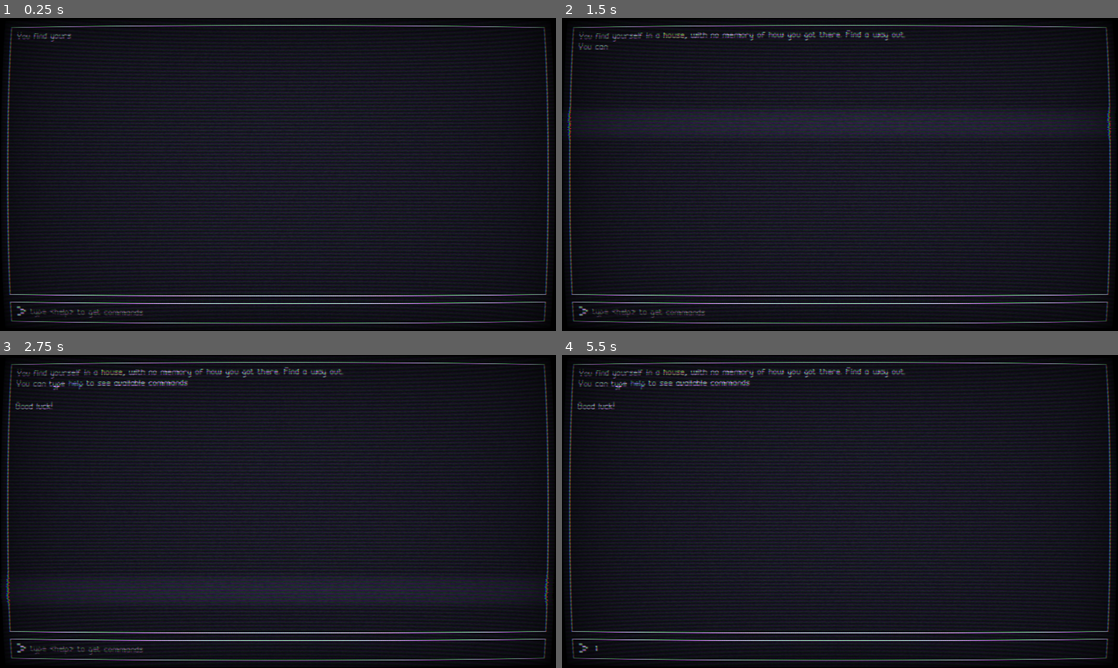
Above: before the commit, frames 1-4 (two rows, left to right).
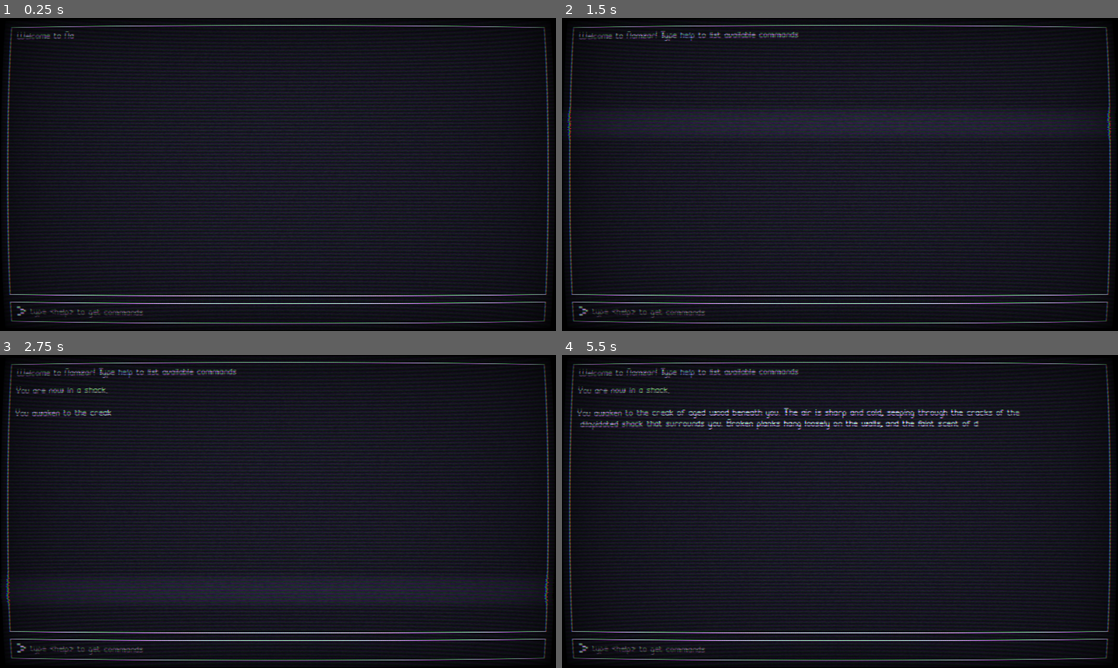
Above: after the commit, the same moments.

Repository: salty-max/namzar
Game: Godot game, scene res://scenes/game/game.tscn
The game is run twice, just before and just after one commit, with the same random seed, the same clock (stepped at 60 frames per second) and the same inputs. The project has no main scene, so this scene is started directly.
Inputs:
- Up to frame 1 (0.25 s): no input
- Up to frame 2 (1.5 s): no input
- Up to frame 3 (2.75 s): no input
- Up to frame 4 (5.5 s): tap Enter at 4.25 s; tap Space at 5 s

The runs differ from the first frame. In frame 1, 0.1% of the frame differs, in the area x 3-14%, y 4-8%; in frame 2, 0.8%; in frame 3, 1.6%; in frame 4, 3.5%, in the area x 2-83%, y 3-96%.

Commit message:
:sparkles: command parser refactor + rooms

Diff:
--- a/components/command_parser.gd
+++ b/components/command_parser.gd
@@ -7,6 +7,12 @@
 	"attack": 4,
 	"help": 1
 }
+
+var current_room: Room
+
+
+func init(starting_room: Room) -> String:
+	return _change_room(starting_room)
 
 
 func parse_command(input: String) -> String:
@@ -27,15 +33,39 @@
 		"help":
 			return _help()
 
-	return '[color="#ff0000"]Wololo![/color]'
+	return Palette.colorize("Wololo!", Palette.PaletteColor.RED)
 
 
 func _go(args: Array) -> String:
 	if args.is_empty():
 		return "Go where?"
 
-	return "You go %s" % args[0]
+	var dir = args[0]
+
+	if current_room.exits.keys().has(dir):
+		var room_change_string = _change_room(current_room.exits[dir])
+		return "\n\n".join([
+			"You go %s" % Palette.colorize(dir, Palette.PaletteColor.YELLOW),
+			room_change_string
+		])
+
+	return "No exit in that direction"
 
 
 func _help() -> String:
-	return 'Available commands:\n- [color="#89b4fa"]go[/color] <location>\n- [color="#89b4fa"]help[/color]'
+	return "\n".join([
+		"Available commands:",
+		"\t%s <location>" % Palette.colorize("go", Palette.PaletteColor.BLUE),
+		"\t%s" % Palette.colorize("help", Palette.PaletteColor.BLUE)
+	])
+
+
+func _change_room(new_room: Room) -> String:
+	current_room = new_room
+	var exits_string = " ".join(new_room.exits.keys())
+	var strings = "\n\n".join([
+		"You are now in %s." % Palette.colorize(new_room.room_name, Palette.PaletteColor.GREEN),
+		new_room.room_description,
+		"Exits: %s" % Palette.colorize(exits_string, Palette.PaletteColor.YELLOW)
+	])
+	return strings
--- a/components/event_bus.gd
+++ b/components/event_bus.gd
@@ -1,4 +1,6 @@
 extends Node
 
+@warning_ignore("unused_signal")
 signal text_scroll_started
+@warning_ignore("unused_signal")
 signal text_scroll_finished
--- /dev/null
+++ b/components/palette.gd
@@ -0,0 +1,23 @@
+extends Node
+
+enum PaletteColor {
+	RED,
+	BLUE,
+	GREEN,
+	ORANGE,
+	YELLOW,
+	TEAL
+}
+
+const HEX_DICT := {
+	PaletteColor.RED: "#f38ba8",
+	PaletteColor.BLUE: "#89b4fa",
+	PaletteColor.GREEN: "#a6e3a1",
+	PaletteColor.ORANGE: "#fab387",
+	PaletteColor.YELLOW: "#f9e2af",
+	PaletteColor.TEAL: "#94e2d5",
+}
+
+
+func colorize(text: String, color: PaletteColor) -> String:
+	return '[color="%s"]%s[/color]' % [HEX_DICT[color], text]
--- /dev/null
+++ b/components/room_manager.gd
@@ -0,0 +1,6 @@
+class_name RoomManager
+extends Node2D
+
+
+func _ready() -> void:
+	$ShackRoom.connect_exit("east", $OutsideShackRoom)
--- a/project.godot
+++ b/project.godot
@@ -19,6 +19,7 @@
 SFXPlayer="*res://scenes/audio/sfx_player.tscn"
 MusicPlayer="*res://scenes/audio/music_player.tscn"
 EventBus="*res://components/event_bus.gd"
+Palette="*res://components/palette.gd"
 
 [display]
 
@@ -34,6 +35,7 @@
 folder_colors={
 "res://assets/": "red",
 "res://components/": "teal",
+"res://data/": "purple",
 "res://resources/": "green",
 "res://scenes/": "blue"
 }
--- a/resources/theme/direct_message.tres
+++ /dev/null
@@ -1,7 +0,0 @@
-[gd_resource type="FontVariation" load_steps=2 format=3 uid="uid://bux0i1gvsea1d"]
-
-[ext_resource type="FontFile" uid="uid://chvmfju60dpdg" path="res://assets/font/direct_message.ttf" id="1_2ygen"]
-
-[resource]
-base_font = ExtResource("1_2ygen")
-spacing_top = -10
--- /dev/null
+++ b/resources/theme/noble_blabber_8.tres
@@ -0,0 +1,6 @@
+[gd_resource type="FontVariation" load_steps=2 format=3 uid="uid://6iufxs5ynhxa"]
+
+[ext_resource type="FontFile" uid="uid://dh8loh5vi6x3v" path="res://assets/font/noble_blabber.ttf" id="1_ac8p5"]
+
+[resource]
+base_font = ExtResource("1_ac8p5")
--- a/resources/theme/theme.tres
+++ b/resources/theme/theme.tres
@@ -86,7 +86,6 @@
 Label/constants/shadow_offset_y = 1
 Label/constants/shadow_outline_size = 1
 Label/font_sizes/font_size = 8
-Label/fonts/font = ExtResource("4_4tpq1")
 Label/styles/normal = SubResource("StyleBoxEmpty_abmwr")
 Panel/styles/panel = ExtResource("5_2cajb")
 PanelContainer/styles/panel = ExtResource("4_4eybu")
--- a/scenes/game/game.gd
+++ b/scenes/game/game.gd
@@ -9,6 +9,7 @@
 @export var text_scroll_speed: float = 1.0
 @export var max_history_length: int = 30
 
+@onready var room_manager: RoomManager = $RoomManager
 @onready var command_parser: CommandParser = $CommandParser
 @onready var history: VBoxContainer = %History
 @onready var scroll: ScrollContainer = %Scroll
@@ -27,7 +28,9 @@
 		EventBus.text_scroll_started.connect(_on_text_scroll_started)
 		EventBus.text_scroll_finished.connect(_on_text_scroll_finished)
 
-	_create_output('You find yourself in a [color="#f9e2af"]house[/color], with no memory of how you got there. Find a way out.\nYou can type [color="#89b4fa"]help[/color] to see available commands.\n\nGood luck!')
+	_create_output("Welcome to Namzar! Type %s to list available commands" % Palette.colorize("help", Palette.PaletteColor.BLUE))
+	await get_tree().create_timer(2.0).timeout
+	_create_output(command_parser.init(room_manager.get_child(0)))
 
 
 func _process_input(input: String) -> void:
@@ -44,6 +47,7 @@
 	output.text_scroll_speed = text_scroll_speed
 	output.display(text)
 	history.add_child(output)
+	_delete_old_history()
 
 func _create_input_response(input: String, res: String) -> void:
 	var response := INPUT_RESPONSE.instantiate()
@@ -52,6 +56,7 @@
 	response.text_scroll_speed = text_scroll_speed
 	response.set_text(input, res)
 	history.add_child(response)
+	_delete_old_history()
 
 
 func _delete_old_history() -> void:
--- a/scenes/game/game.tscn
+++ b/scenes/game/game.tscn
@@ -1,9 +1,11 @@
-[gd_scene load_steps=9 format=3 uid="uid://cjfsr127f4k1m"]
+[gd_scene load_steps=11 format=3 uid="uid://cjfsr127f4k1m"]
 
 [ext_resource type="Script" path="res://scenes/game/game.gd" id="1_efsbg"]
 [ext_resource type="Material" uid="uid://6pwtunr61svp" path="res://resources/shaders/crt.tres" id="2_7dbjk"]
 [ext_resource type="Script" path="res://scenes/game/text_input.gd" id="2_51yfh"]
 [ext_resource type="Script" path="res://components/command_parser.gd" id="4_iox2a"]
+[ext_resource type="Script" path="res://components/room_manager.gd" id="5_cjabb"]
+[ext_resource type="PackedScene" uid="uid://ydpsca4luyi8" path="res://scenes/room/room.tscn" id="6_lwt2h"]
 
 [sub_resource type="LabelSettings" id="LabelSettings_2x5tq"]
 font_color = Color(0.803922, 0.839216, 0.956863, 1)
@@ -71,7 +73,7 @@
 layout_mode = 2
 size_flags_horizontal = 3
 size_flags_vertical = 3
-theme_override_constants/separation = 0
+theme_override_constants/separation = 8
 
 [node name="Prompt" type="Panel" parent="Background/MarginContainer/Rows"]
 custom_minimum_size = Vector2(0, 24)
@@ -124,6 +126,30 @@
 mouse_filter = 2
 color = Color(1, 1, 1, 0)
 
+[node name="RoomManager" type="Node2D" parent="."]
+position = Vector2(12, -857)
+script = ExtResource("5_cjabb")
+
+[node name="ShackRoom" parent="RoomManager" instance=ExtResource("6_lwt2h")]
+offset_right = 152.0
+offset_bottom = 180.0
+room_name = "a shack"
+room_description = "You awaken to the creak of aged wood beneath you. The air is sharp and cold, seeping through the cracks of the
+ dilapidated shack that surrounds you. Broken planks hang loosely on the walls, and the faint scent of decay lingers in the air.
+
+You need to find a way out of here."
+
+[node name="OutsideShackRoom" parent="RoomManager" instance=ExtResource("6_lwt2h")]
+offset_left = 176.0
+offset_right = 328.0
+offset_bottom = 336.0
+room_name = "outside the shack"
+room_description = "You step outside into a mist-laden forest, where the air is damp and carries the earthy scent of moss and wet leaves. Twisted trees loom overhead, their bare branches clawing at the pale gray sky. The ground beneath your feet is uneven and littered with broken twigs and patches of overgrown grass.
+
+In the distance, faint rustling hints at unseen movement, and the eerie silence is broken only by the occasional caw of a distant crow. The shack behind you creaks one last time, as if bidding you farewell.
+
+You feel both vulnerable and determined. Whatever lies ahead, it won’t be easy."
+
 [node name="CommandParser" type="Node" parent="."]
 script = ExtResource("4_iox2a")
 
--- a/scenes/output/output.tscn
+++ b/scenes/output/output.tscn
@@ -1,6 +1,21 @@
 [gd_scene load_steps=5 format=3 uid="uid://bgf3g0la6unwq"]
 
 [ext_resource type="Script" path="res://scenes/input_response/response.gd" id="1_bp42w"]
+
+[sub_resource type="Animation" id="Animation_chytb"]
+length = 0.001
+tracks/0/type = "value"
+tracks/0/imported = false
+tracks/0/enabled = true
+tracks/0/path = NodePath(".:visible_ratio")
+tracks/0/interp = 1
+tracks/0/loop_wrap = true
+tracks/0/keys = {
+"times": PackedFloat32Array(0),
+"transitions": PackedFloat32Array(1),
+"update": 0,
+"values": [0.0]
+}
 
 [sub_resource type="Animation" id="Animation_4xaa2"]
 resource_name = "text_scroll"
@@ -15,21 +30,6 @@
 "transitions": PackedFloat32Array(1, 1),
 "update": 0,
 "values": [0.0, 1.0]
-}
-
-[sub_resource type="Animation" id="Animation_chytb"]
-length = 0.001
-tracks/0/type = "value"
-tracks/0/imported = false
-tracks/0/enabled = true
-tracks/0/path = NodePath(".:visible_ratio")
-tracks/0/interp = 1
-tracks/0/loop_wrap = true
-tracks/0/keys = {
-"times": PackedFloat32Array(0),
-"transitions": PackedFloat32Array(1),
-"update": 0,
-"values": [0.0]
 }
 
 [sub_resource type="AnimationLibrary" id="AnimationLibrary_mpnrx"]
--- /dev/null
+++ b/scenes/room/room.gd
@@ -0,0 +1,50 @@
+@tool
+class_name Room
+extends PanelContainer
+
+@export var room_name: String : set = _set_room_name
+@export_multiline var room_description: String: set = _set_room_description
+
+@onready var room_name_label: Label = %RoomName
+@onready var room_description_label: RichTextLabel = %RoomDescription
+
+@export var exits: Dictionary = {}
+
+
+func _ready() -> void:
+	room_name_label.text = room_name
+	room_description_label.text = room_description
+
+
+func _set_room_name(value: String) -> void:
+	if not is_node_ready():
+		await ready
+
+	room_name = value
+	room_name_label.text = room_name
+
+
+func _set_room_description(value: String) -> void:
+	if not is_node_ready():
+		await ready
+
+	room_description = value
+	room_description_label.text = room_description
+
+
+func connect_exit(direction: String, room: Room) -> void:
+	match direction:
+		"west":
+			exits[direction] = room
+			room.exits["east"] = self
+		"east":
+			exits[direction] = room
+			room.exits["west"] = self
+		"north":
+			exits[direction] = room
+			room.exits["south"] = self
+		"south":
+			exits[direction] = room
+			room.exits["north"] = self
+		_:
+			printerr("Failed to connect invalid direction: %s", direction)
--- /dev/null
+++ b/scenes/room/room.tscn
@@ -0,0 +1,48 @@
+[gd_scene load_steps=4 format=3 uid="uid://ydpsca4luyi8"]
+
+[ext_resource type="Script" path="res://scenes/room/room.gd" id="1_gsajj"]
+
+[sub_resource type="StyleBoxFlat" id="StyleBoxFlat_fvi1d"]
+bg_color = Color(0.0941176, 0.0941176, 0.145098, 1)
+border_width_left = 1
+border_width_top = 1
+border_width_right = 1
+border_width_bottom = 1
+border_color = Color(0.803922, 0.839216, 0.956863, 1)
+
+[sub_resource type="LabelSettings" id="LabelSettings_asxst"]
+font_size = 8
+font_color = Color(0.65098, 0.890196, 0.631373, 1)
+
+[node name="Room" type="PanelContainer"]
+offset_right = 86.0
+offset_bottom = 56.0
+theme_override_styles/panel = SubResource("StyleBoxFlat_fvi1d")
+script = ExtResource("1_gsajj")
+
+[node name="MarginContainer" type="MarginContainer" parent="."]
+layout_mode = 2
+theme_override_constants/margin_left = 8
+theme_override_constants/margin_top = 8
+theme_override_constants/margin_right = 8
+theme_override_constants/margin_bottom = 8
+
+[node name="Rows" type="VBoxContainer" parent="MarginContainer"]
+layout_mode = 2
+theme_override_constants/separation = 12
+
+[node name="RoomName" type="Label" parent="MarginContainer/Rows"]
+unique_name_in_owner = true
+layout_mode = 2
+text = "<room_name>"
+label_settings = SubResource("LabelSettings_asxst")
+
+[node name="RoomDescription" type="RichTextLabel" parent="MarginContainer/Rows"]
+unique_name_in_owner = true
+layout_mode = 2
+size_flags_horizontal = 3
+size_flags_vertical = 3
+theme_override_constants/line_separation = 6
+bbcode_enabled = true
+text = "<room_description>"
+fit_content = true
Binary file added: assets/font/noble_blabber.ttf
Not shown, added: assets/font/noble_blabber.ttf.import
